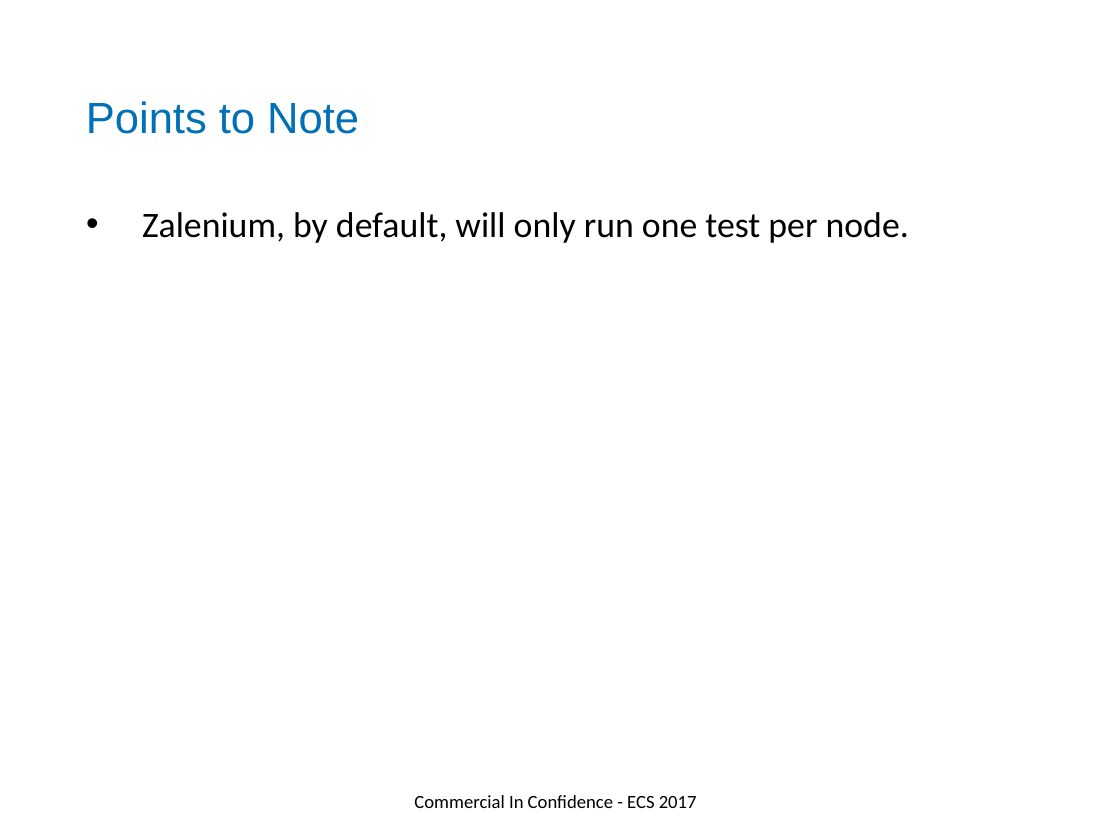
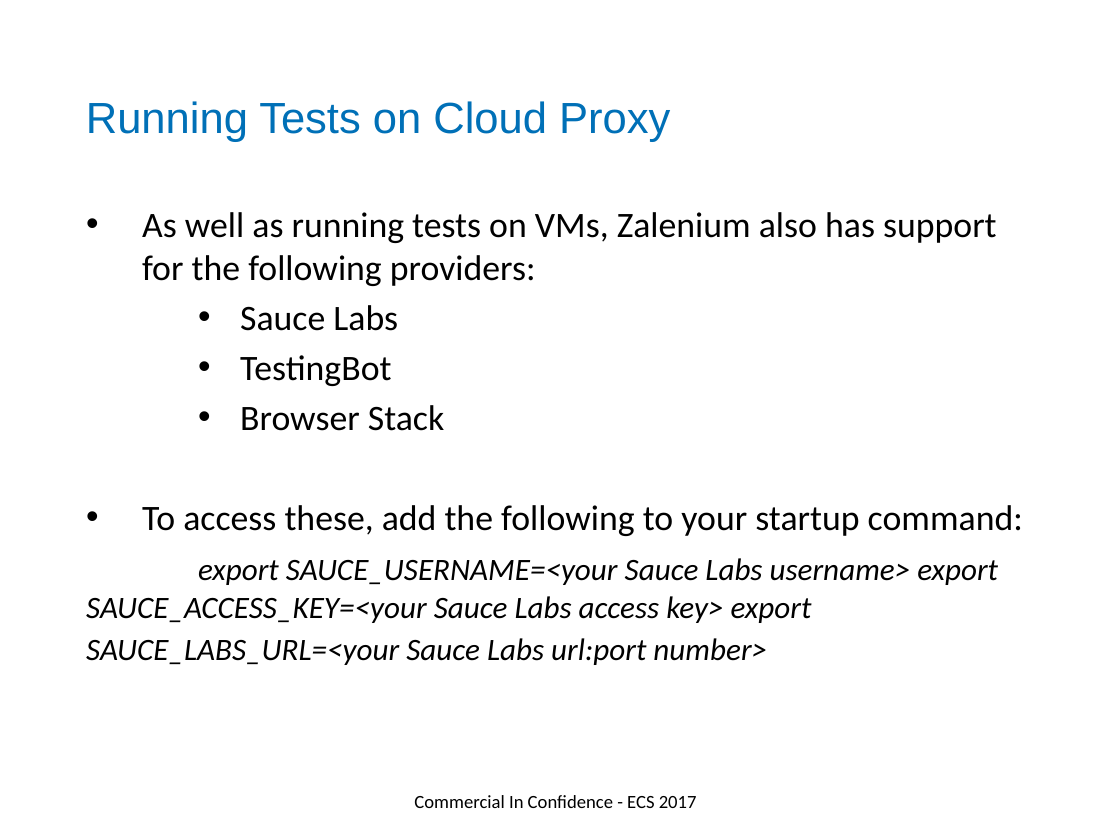
Before and after one commit to DevOpsPlayground/Hands-on-with-Selenium-Auto-Scaling-using-Docker-and-Zalenium, a slide deck: slide 8 of ECS_Digital_Template.pptx. Drawn at 1120x840 pixels with LibreOffice and Linux fonts; fonts in the diff are those of the drawing; background and template pictures are left out. Boxes give left, top, right and bottom in pixels: in the first picture for what was removed or moved away, otherwise in the second. Text is boxed around its words. In the diff, an @@ line names an element or a change of style, - is before the commit and + after.

```diff
--- a/ECS_Digital_Template.pptx
+++ b/ECS_Digital_Template.pptx
@@ text at <box>86,101,670,142</box>: text changed @@
-Points to Note
+Running Tests on Cloud Proxy
@@ text at <box>86,212,1023,665</box>: text changed @@
-• Zalenium, by default, will only run one test per node.
+• As well as running tests on VMs, Zalenium also has support for the following providers:
+    • Sauce Labs
+    • TestingBot
+    • Browser Stack
+• To access these, add the following to your startup command:
+export SAUCE_USERNAME=<your Sauce Labs username> export SAUCE_ACCESS_KEY=<your Sauce Labs access key> export SAUCE_LABS_URL=<your Sauce Labs url:port number>
```
Also in this commit, not shown: 1 other slide changed, 2 slides removed, 5 other files.
